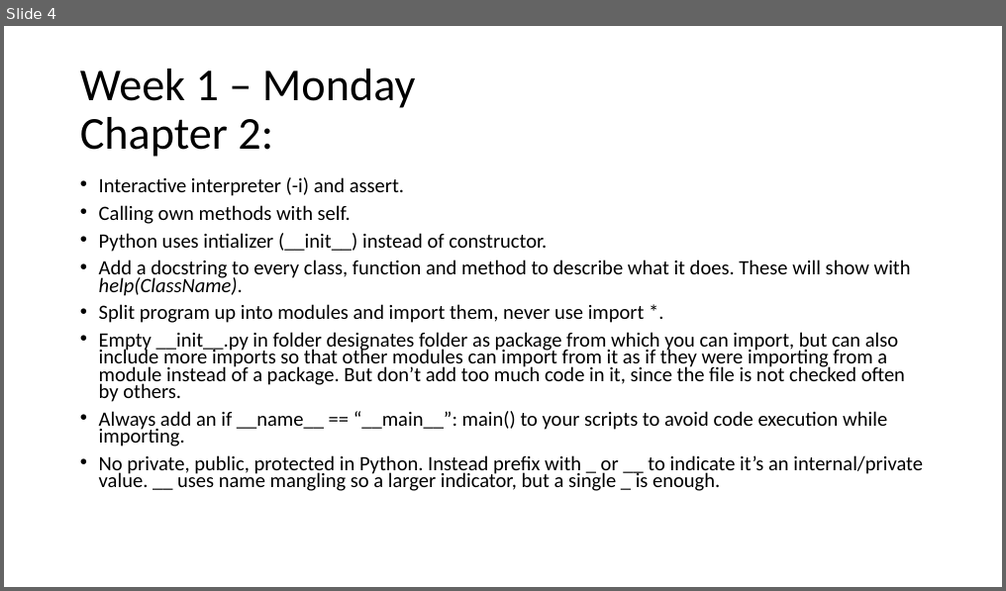
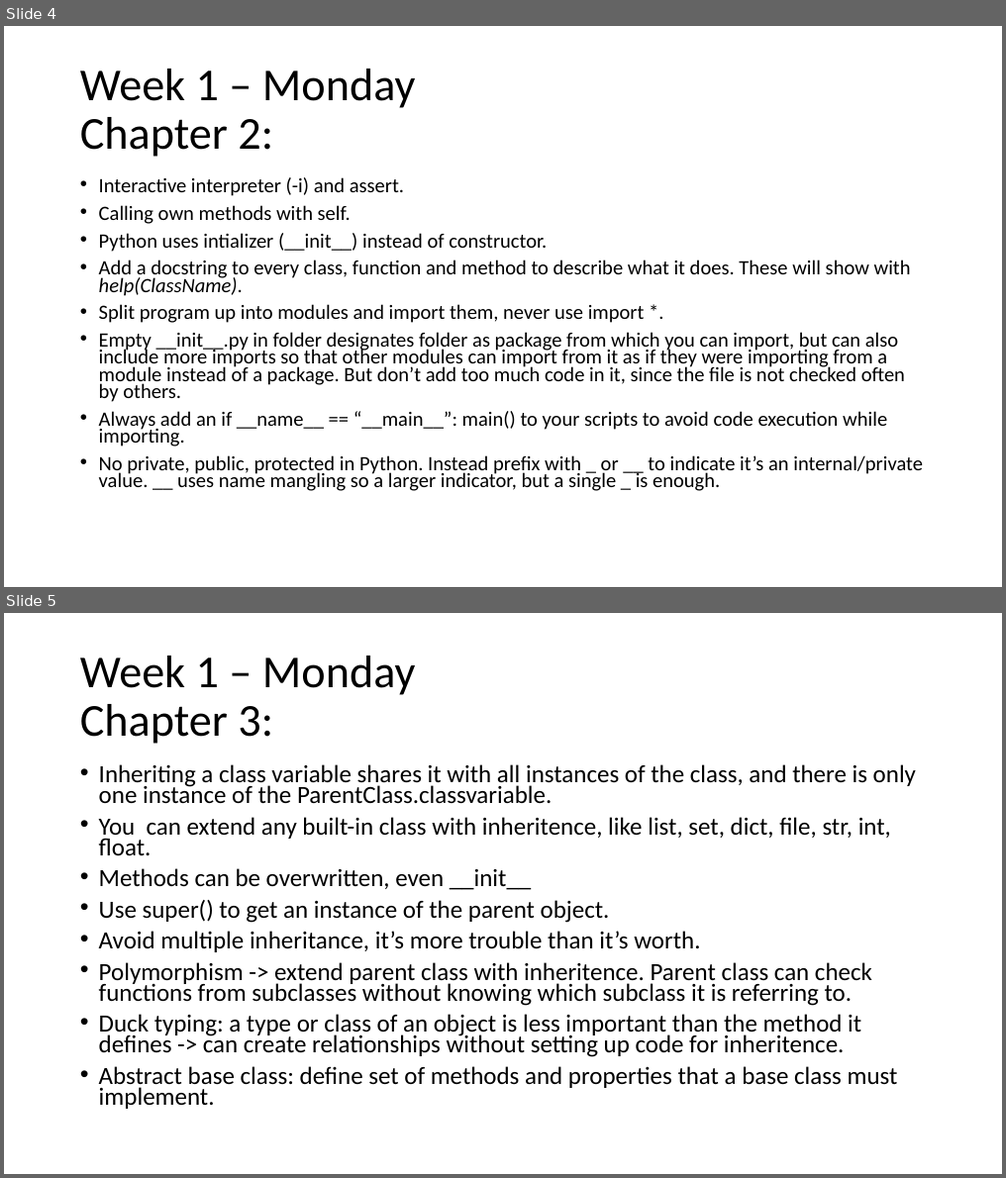
Before and after one commit to lamersfa/Python-Training-wk2226, a slide deck: Information learned during Python training.pptx. Shown one above the other, each under a label of ours: slide 4 before the commit, slides 4 and 5 after it. The pictures are 1006x591 and 1006x1178 pixels, drawn with LibreOffice and Linux fonts; fonts in the diff are those of the drawing. Boxes give left, top, right and bottom in pixels: in the first picture for what was removed or moved away, otherwise in the second. Text is boxed around its words. In the diff, an @@ line names an element or a change of style, - is before the commit and + after.

Commit message:
Slides updated for tuesday. Monday's Chapter 3 exercise updated. Chapter 4 exercise will be pushed later.

```diff
--- a/Information learned during Python training.pptx
+++ b/Information learned during Python training.pptx
@@ slide 5 added at (x1=4, y1=613, x2=1002, y2=1174), background #FFFFFF @@
@@ title added at (x1=80, y1=656, x2=416, y2=744), 44 pt, text #000000 @@
+Week 1 – Monday
+Chapter 3:
@@ text added at (x1=99, y1=764, x2=916, y2=1109), 23.8 pt, text #000000 @@
+• Inheriting a class variable shares it with all instances of the class, and there is only one instance of the ParentClass.classvariable.
+• You can extend any built-in class with inheritence, like list, set, dict, file, str, int, float.
+• Methods can be overwritten, even __init__
+• Use super() to get an instance of the parent object.
+• Avoid multiple inheritance, it’s more trouble than it’s worth.
+• Polymorphism -> extend parent class with inheritence. Parent class can check functions from subclasses without knowing which subclass it is referring to.
+• Duck typing: a type or class of an object is less important than the method it defines -> can create relationships without setting up code for inheritence.
+• Abstract base class: define set of methods and properties that a base class must implement.
```
Also in this commit, not shown: 3 other slides added, 5 other files.
